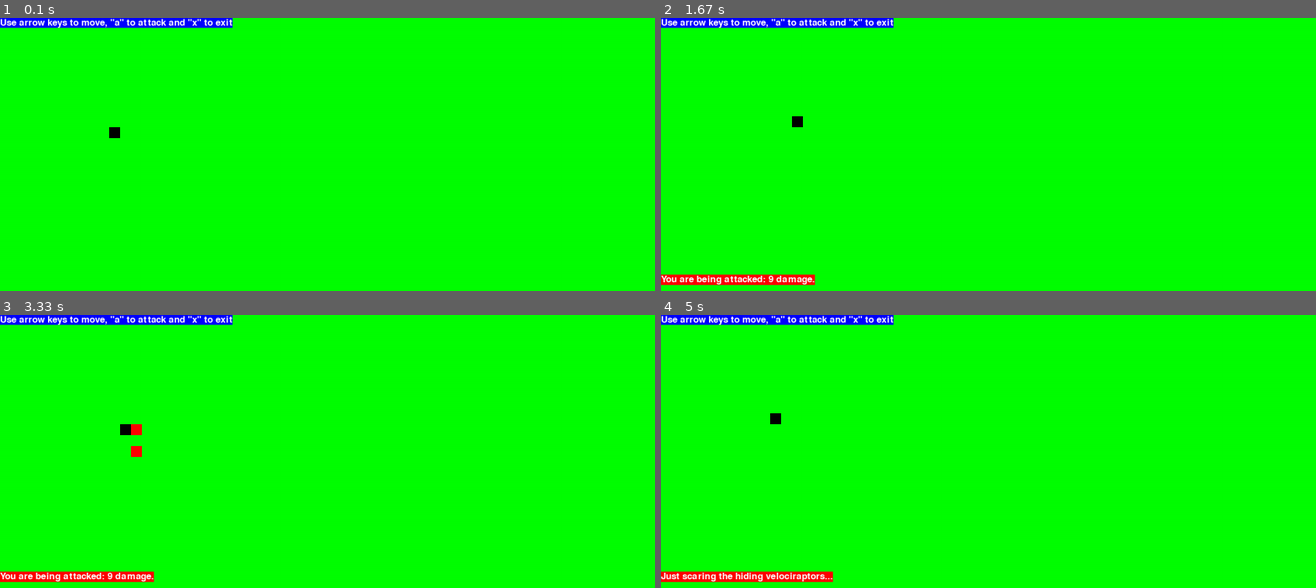
Above: before the commit, frames 1-4 (two rows, left to right).
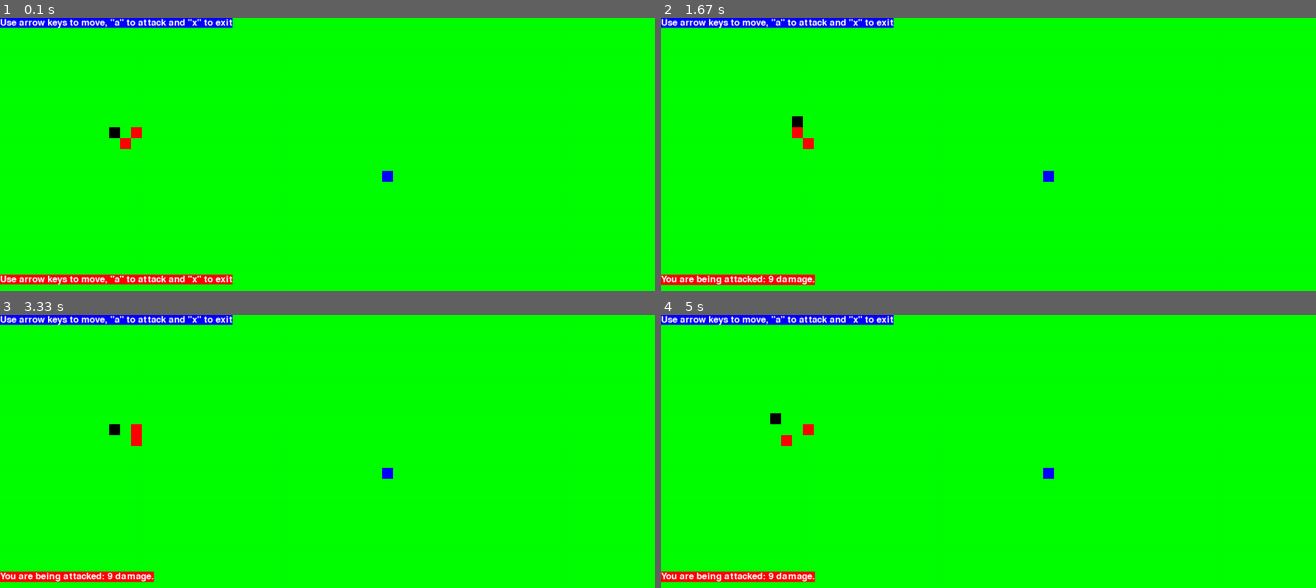
Above: after the commit, the same moments.

Repository: pytonc/udacity
Game: pygame game, started from classic-games/hello_class/game.py
Two runs of this game, one before a commit and one after it. Both use one fixed random seed, a clock stepped at 60 frames per second and the inputs below. The source is Python 2; it was converted automatically to run under Python 3.
Inputs:
- Up to frame 1 (0.1 s): no input
- Up to frame 2 (1.67 s): hold Right 0.33-0.8 s; hold Up 0.83-1.15 s; hold Right from 1.18 s (still down)
- Up to frame 3 (3.33 s): release Right at 1.75 s; hold Left 1.78-2.5 s; tap A at 1.93 s; hold Down 2.53-3.25 s; hold Left from 3.28 s (still down)
- Up to frame 4 (5 s): release Left at 4.13 s; hold Up from 4.17 s (still down); tap A at 4.32 s

The runs differ from the first frame. In frame 1, 1.5% of the frame differs, in the area x 0-60%, y 40-98%; in frame 2, 0.2%; in frame 3, 0.3%; in frame 4, 0.7%.

Commit message:
Refactoring
Miscellaneous code fixes, including:
 - Move the StatusBar class out of classes.py
 - Handle a proper framerate in the PyGame frontend
 - Fix initialization of the bottombar
 - Properly rename classes in frontends, to avoid confusion with
   the "base classes"

Diff:
--- a/classic-games/hello_class/classes.py
+++ b/classic-games/hello_class/classes.py
@@ -1,15 +1,6 @@
 #!/usr/bin/env python
 # game.py - simple game to demonstrate classes and objects
 import random
-
-
-class StatusBar(object):
-    def __init__(self, character=None):
-        self.character = character
-        self.msg = ''
-
-    def set_msg(msg=''):
-        self.msg = msg
 
 
 class WorldMap(object):
--- a/classic-games/hello_class/hello_game.py
+++ b/classic-games/hello_class/hello_game.py
@@ -8,6 +8,9 @@
 import pickle
 
 
+# This class implements what we could call a game handler
+# It's responsible for parsing the configuration, setting up
+# the characters and the UI and handling the end of the game
 class HelloGame(object):
     def __init__(self, config, frontend="sdl"):
         self.config = config
@@ -53,6 +56,9 @@
         self.ui.draw_window()
         self.ui.mainloop()
 
+    def game_over():
+        sys.exit(1)
+
     def save_game(self):
         outfile = open(self.savefile, "wb")
         pickle.dump(self.ui, outfile)
--- a/classic-games/hello_class/ui.py
+++ b/classic-games/hello_class/ui.py
@@ -31,4 +31,13 @@
     def set_statusbar_character(self, character):
         self.statusbar.set_character(character)
 
+
+class StatusBar(object):
+    def __init__(self, character=None):
+        self.character = character
+        self.msg = ''
+
+    def set_msg(msg=''):
+        self.msg = msg
+
 # vim: expandtab tabstop=4 shiftwidth=4 softtabstop=4
--- a/classic-games/hello_class/ui_pygame.py
+++ b/classic-games/hello_class/ui_pygame.py
@@ -6,6 +6,7 @@
 import pygame
 from pygame.locals import *
 from ui import UserInterface
+from ui import StatusBar
 
 
 ##
@@ -52,6 +53,9 @@
     FONT_SIZE = 25
     CHR_SIZE = 20
 
+    # Frames per Second
+    FRAME_RATE = 25
+
     # Directions
     DIRECTIONS = {
         K_RIGHT: "right",
@@ -106,6 +110,8 @@
         # Initialize PyGame
         pygame.init()
         pygame.display.set_caption('Hello Game')
+        self.clock = pygame.time.Clock()
+
         # We don't want to use the mouse (... yet)
         pygame.mouse.set_visible(0)
 
@@ -118,19 +124,19 @@
                                 0, 32)
 
         # Build the WorldMap
-        self.world_map = WorldMap(self.windowSurface,
+        self.world_map = SDLWorldMap(self.windowSurface,
                             map_x, map_y,
                             width, height)
 
         # Build the topbar
-        self.topbar = TopBar(basicFont,
+        self.topbar = SDLTopBar(basicFont,
                         self.windowSurface,
                         self.world_map,
                         pos_x=topbar_x,
                         pos_y=topbar_y)
 
         # Build the bottombar
-        self.bottombar = BottomBar(basicFont,
+        self.bottombar = SDLBottomBar(basicFont,
                             self.windowSurface,
                             self.world_map,
                             pos_x=bottombar_x,
@@ -139,33 +145,33 @@
     def draw_window(self):
         self.windowSurface.fill(SDLUserInterface.CHR_COLOR_BACKGROUND)
         self.topbar.show()
+        self.world_map.print_map()
         self.bottombar.show()
-        self.world_map.print_map()
         pygame.display.update()
 
     def set_statusbar_character(self, character):
         self.bottombar.set_character(character)
 
     def set_status(self, msg):
-        self.bottombar.set_status(msg)
+        self.bottombar.set_message(msg)
 
     def get_student(self):
         return self.student
 
     def add_student(self, attributes):
-        student = Player(self, attributes)
+        student = SDLPlayer(self, attributes)
         self.student = student
         student.show()
         self.world_map.add_character(self.student)
 
     def add_engineer(self, attributes):
-        wizard = Wizard(self, attributes)
+        wizard = SDLWizard(self, attributes)
         self.engineer = wizard
         wizard.show()
         self.world_map.add_character(self.engineer)
 
     def add_enemy(self, attributes):
-        bug = Enemy(self, attributes)
+        bug = SDLEnemy(self, attributes)
         self.bugs.append(bug)
         bug.show()
         self.world_map.add_character(bug)
@@ -176,12 +182,12 @@
 
     def mainloop(self):
         while True:
+            tickFPS = self.clock.tick(SDLUserInterface.FRAME_RATE)
             for event in pygame.event.get():
                 if event.type == QUIT:
                     self.exit_loop()
                 elif event.type == KEYDOWN:
                     if event.key in (K_LEFT, K_RIGHT, K_UP, K_DOWN):
-                        #print "Got keypress " + str(event.key)
                         self.student.move(SDLUserInterface.DIRECTIONS[event.key])
                         for bug in self.bugs:
                             bug.act(self.student,
@@ -194,17 +200,15 @@
                             bug.act(self.student,
                                     SDLUserInterface.DIRECTIONS)
 
-                self.draw_window()
-
 
 ##
 # Canvas / Layout classes
 ##
-class StatusBar(classes.StatusBar):
+class SDLStatusBar(StatusBar):
     def __init__(self, basicFont, windowSurface, world_map,
             pos_x=0, pos_y=0,
             character=None):
-        super(StatusBar, self).__init__(character)
+        super(SDLStatusBar, self).__init__(character)
 
         self.pos_x = pos_x
         self.pos_y = pos_y
@@ -216,59 +220,54 @@
         self.textRect = self.text.get_rect()
         self.textRect.topleft = (self.pos_x, self.pos_y)
         self.windowSurface.blit(self.text, self.textRect)
-        pygame.display.update()
 
     def set_character(self, character):
         self.character = character
-        self.set_status()
+        # XXX self.set_message()
 
     def render_text(self):
         self.text = self.basic_font.render(self.text_msg, True,
                 self.text_fg, self.text_bg)
 
-    def set_status(self, msg=''):
+    def set_message(self, msg=''):
         self.text_msg = msg
         self.render_text()
 
 
-class TopBar(StatusBar):
+class SDLTopBar(SDLStatusBar):
     def __init__(self, basicFont, windowSurface, world_map,
             pos_x=0, pos_y=0, character=None):
-        super(TopBar, self).__init__(basicFont, windowSurface, world_map,
+        super(SDLTopBar, self).__init__(basicFont, windowSurface, world_map,
                 pos_x=pos_x, pos_y=pos_y, character=character)
 
         self.text_fg = SDLUserInterface.WHITE
         self.text_bg = SDLUserInterface.BLUE
-        self.set_status('Use arrow keys to move, "a" to attack and "x" to exit')
-
-
-class BottomBar(StatusBar):
+        self.set_message('Use arrow keys to move, "a" to attack and "x" to exit')
+
+
+class SDLBottomBar(SDLStatusBar):
     def __init__(self, basicFont, windowSurface, world_map,
             pos_x, pos_y, character=None):
-        super(BottomBar, self).__init__(basicFont, windowSurface, world_map,
+        super(SDLBottomBar, self).__init__(basicFont, windowSurface, world_map,
                 pos_x=pos_x, pos_y=pos_y, character=character)
 
         self.text_fg = SDLUserInterface.WHITE
         self.text_bg = SDLUserInterface.RED
-        self.set_status('Use arrow keys to move, "a" to attack and "x" to exit')
+        self.set_message('Use arrow keys to move, "a" to attack and "x" to exit')
 
 
 ##
 # UI representation of the WorldMap
 ##
-class WorldMap(classes.WorldMap):
+class SDLWorldMap(classes.WorldMap):
     def __init__(self, pos_x, pos_y, windowSurface, width, height):
-        super(WorldMap, self).__init__(width, height)
+        super(SDLWorldMap, self).__init__(width, height)
 
     def print_map(self):
-        #print "Printing the map of width = " +
-        #    str(self.width) + " and height = " + str(self.height)
         for y in range(self.height):
             for x in range(self.width):
                 cell = self.map[x][y]
                 if cell is not None:
-                    #print "Calling show() method for element at position x = "
-                    #    + str(x) + " y = " + str(y)
                     cell.show()
 
     def add_character(self, character):
@@ -281,12 +280,12 @@
 ##
 # Base Character class
 ##
-class Character(classes.Character):
+class SDLCharacter(classes.Character):
     def __init__(self, ui, attributes):
         pos_x = int(attributes[0])
         pos_y = int(attributes[1])
         hp = int(attributes[2])
-        super(Character, self).__init__(ui, pos_x, pos_y, hp)
+        super(SDLCharacter, self).__init__(ui, pos_x, pos_y, hp)
         self.windowSurface = ui.windowSurface
 
     def is_player(self):
@@ -314,30 +313,30 @@
 ##
 # All the characters
 ##
-class Player(Character, classes.Player):
-    def __init__(self, ui, attributes):
-        Character.__init__(self, ui, attributes)
+class SDLPlayer(SDLCharacter, classes.Player):
+    def __init__(self, ui, attributes):
+        SDLCharacter.__init__(self, ui, attributes)
         self.text = SDLUserInterface.CHR_TXT_PLAYER
         self.color = SDLUserInterface.CHR_COLOR_PLAYER
 
 
-class Enemy(Character, classes.Enemy):
-    def __init__(self, ui, attributes):
-        Character.__init__(self, ui, attributes)
+class SDLEnemy(SDLCharacter, classes.Enemy):
+    def __init__(self, ui, attributes):
+        SDLCharacter.__init__(self, ui, attributes)
         self.text = SDLUserInterface.CHR_TXT_ENEMY
         self.color = SDLUserInterface.CHR_COLOR_ENEMY
 
 
-class Wizard(Character, classes.Wizard):
-    def __init__(self, ui, attributes):
-        Character.__init__(self, ui, attributes)
+class SDLWizard(SDLCharacter, classes.Wizard):
+    def __init__(self, ui, attributes):
+        SDLCharacter.__init__(self, ui, attributes)
         self.text = SDLUserInterface.CHR_TXT_WIZARD
         self.color = SDLUserInterface.CHR_COLOR_WIZARD
 
 
-class Archer(Character, classes.Archer):
-    def __init__(self, ui, attributes):
-        Character.__init__(self, ui, attributes)
+class SDLArcher(SDLCharacter, classes.Archer):
+    def __init__(self, ui, attributes):
+        SDLCharacter.__init__(self, ui, attributes)
         self.text = SDLUserInterface.CHR_TXT_ARCHER
         self.color = SDLUserInterface.CHR_COLOR_ARCHER
 
--- a/classic-games/hello_class/ui_txt.py
+++ b/classic-games/hello_class/ui_txt.py
@@ -4,6 +4,7 @@
 import sys
 import classes
 from ui import UserInterface
+from ui import StatusBar
 
 
 # This class defines the ASCII UI frontend
@@ -16,8 +17,8 @@
 
     def __init__(self, game_handler, width=60, height=22):
         super(TXTUserInterface, self).__init__(game_handler, width, height)
-        self.world_map = WorldMap(width, height)
-        self.statusbar = StatusBar(self.world_map)
+        self.world_map = TXTWorldMap(width, height)
+        self.statusbar = TXTStatusBar(self.world_map)
 
         print """Welcome to 'Hello, Class' game
         Available commands are:
@@ -47,17 +48,17 @@
         return self.student
 
     def add_student(self, attributes):
-        student = Player(self, attributes)
+        student = TXTPlayer(self, attributes)
         self.student = student
         self.world_map.add_character(self.student)
 
     def add_engineer(self, attributes):
-        wizard = Wizard(self, attributes)
+        wizard = TXTWizard(self, attributes)
         self.engineer = wizard
         self.world_map.add_character(self.engineer)
 
     def add_enemy(self, attributes):
-        bug = Enemy(self, attributes)
+        bug = TXTEnemy(self, attributes)
         self.bugs.append(bug)
         self.world_map.add_character(bug)
 
@@ -83,9 +84,6 @@
             elif c == "save":
                 self.game_handler.save_game()
                 self.set_status("Game saved!")
-            elif c == "load":
-                self.game_handler.load_saved_game()
-                self.set_status("Game reloaded!")
             else:
                 self.set_status("Unknown command. 'x' to exit game")
 
@@ -93,9 +91,9 @@
 
 
 # Canvas / Layout classes
-class StatusBar(classes.StatusBar):
+class TXTStatusBar(StatusBar):
     def __init__(self, world_map, character=None):
-        super(StatusBar, self).__init__(character)
+        super(TXTStatusBar, self).__init__(character)
         self.world_map = world_map
 
     def format_line(self, txt, width):
@@ -127,9 +125,9 @@
             self.line2 = "%s + %s" % (' ' * len(status), ' ' * len(msgs[0]))
 
 
-class WorldMap(classes.WorldMap):
+class TXTWorldMap(classes.WorldMap):
     def __init__(self, width, height):
-        super(WorldMap, self).__init__(width, height)
+        super(TXTWorldMap, self).__init__(width, height)
 
     def print_map(self):
         print '+' * (self.width + 2)
@@ -152,12 +150,12 @@
 
 
 # Base Character class
-class Character(classes.Character):
+class TXTCharacter(classes.Character):
     def __init__(self, ui, attributes):
         pos_x = int(attributes[0])
         pos_y = int(attributes[1])
         hp = int(attributes[2])
-        super(Character, self).__init__(ui, pos_x, pos_y, hp)
+        super(TXTCharacter, self).__init__(ui, pos_x, pos_y, hp)
 
     def is_player(self):
         if self.image == TXTUserInterface.CHR_PLAYER:
@@ -172,27 +170,27 @@
         return self.image
 
 
-class Player(Character, classes.Player):
+class TXTPlayer(TXTCharacter, classes.Player):
     def __init__(self, ui, attributes):
-        Character.__init__(self, ui, attributes)
+        TXTCharacter.__init__(self, ui, attributes)
         self.image = TXTUserInterface.CHR_PLAYER
 
 
-class Enemy(Character, classes.Enemy):
+class TXTEnemy(TXTCharacter, classes.Enemy):
     def __init__(self, ui, attributes):
-        Character.__init__(self, ui, attributes)
+        TXTCharacter.__init__(self, ui, attributes)
         self.image = TXTUserInterface.CHR_ENEMY
 
 
-class Wizard(Character, classes.Wizard):
+class TXTWizard(TXTCharacter, classes.Wizard):
     def __init__(self, ui, attributes):
-        Character.__init__(self, ui, attributes)
+        TXTCharacter.__init__(self, ui, attributes)
         self.image = TXTUserInterface.CHR_WIZARD
 
 
-class Archer(Character, classes.Archer):
+class TXTArcher(TXTCharacter, classes.Archer):
     def __init__(self, ui, attributes):
-        Character.__init__(self, ui, attributes)
+        TXTCharacter.__init__(self, ui, attributes)
         self.image = TXTUserInterface.CHR_ARCHER
 
 # vim: expandtab tabstop=4 shiftwidth=4 softtabstop=4
